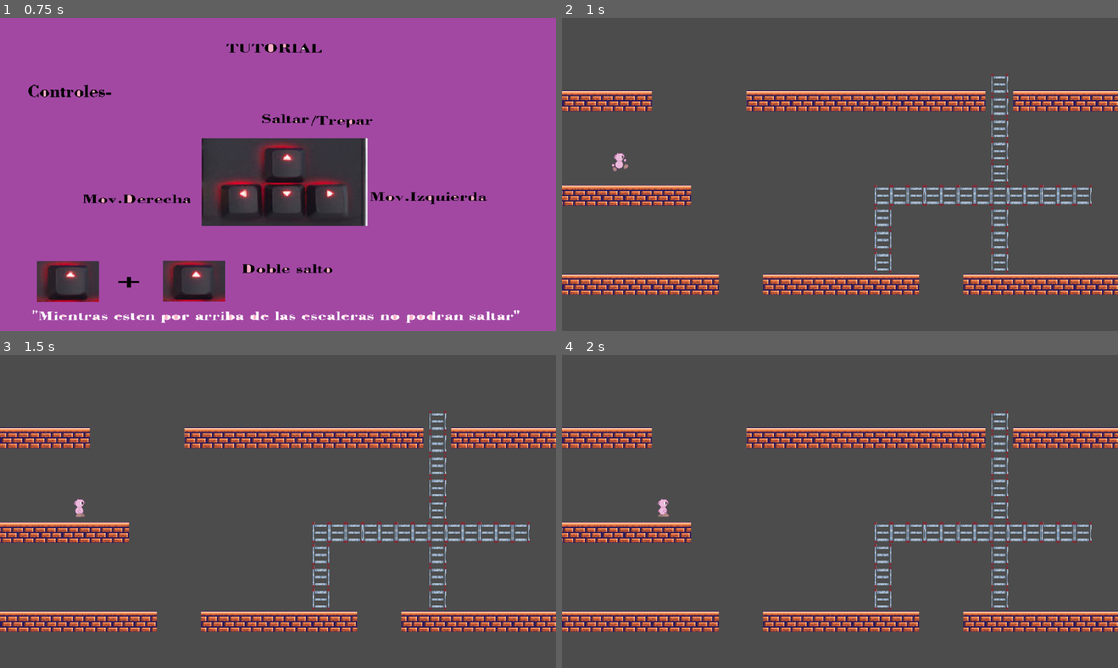
Above: before the commit, frames 1-4 (two rows, left to right).
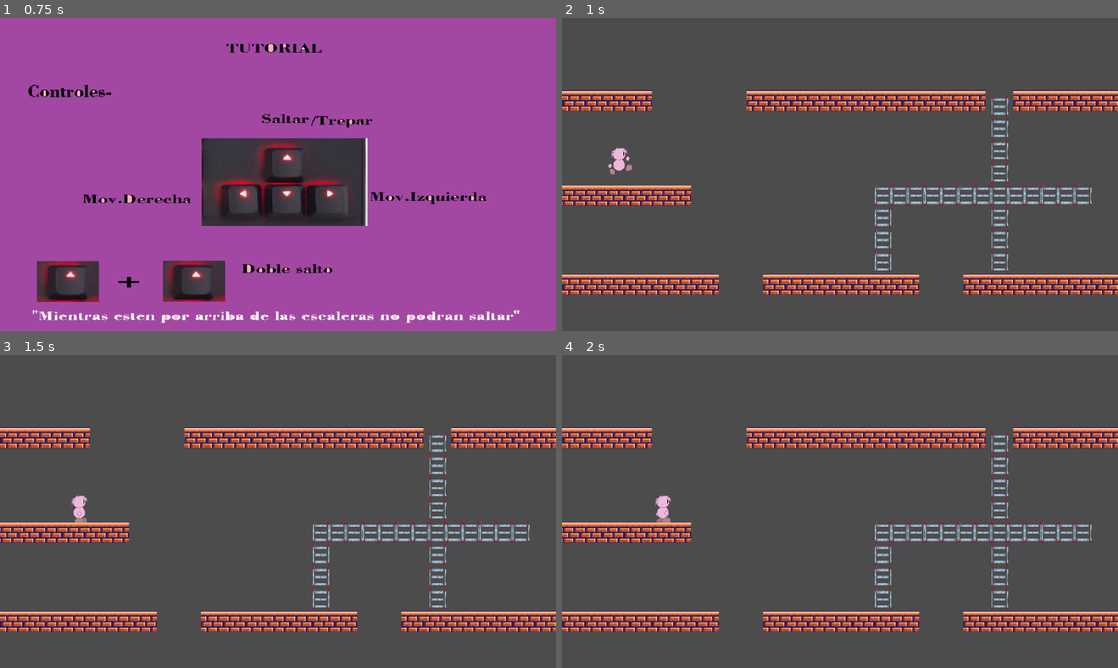
Above: after the commit, the same moments.

Repository: Unpaz-Programacion-Videojuegos-2022/Nuts-N-Milk
Game: Godot game, scene res://scenes/menu_2/menu_2.tscn
Same seed, same stepped clock (60 frames per second), same inputs: the game is played once before the commit and once after it. The project has no main scene, so this scene is started directly.
Inputs:
- Up to frame 1 (0.75 s): tap Enter (ui_accept) at 0.5, 0.6 s; hold Right (ui_right) from 0.53 s (still down)
- Up to frame 2 (1 s): keep holding Right (ui_right); tap Enter (ui_accept) at 0.77 s
- Up to frame 3 (1.5 s): keep holding Right (ui_right); tap Enter (ui_accept) at 1.07, 1.35 s
- Up to frame 4 (2 s): keep holding Right (ui_right); tap Enter (ui_accept) at 1.52, 1.82 s

Frame 1 is identical in both runs. In frame 2, 0.3% of the frame differs, in the area x 8-81%, y 17-50%; in frame 3, 0.2%; in frame 4, 0.2%.

Commit message:
sprite
retocamos los sprite que estaban mal

Diff:
--- a/scenes/World/World.tscn
+++ b/scenes/World/World.tscn
@@ -11,7 +11,7 @@
 scale = Vector2( 0.2, 0.2 )
 tile_set = ExtResource( 1 )
 format = 1
-tile_data = PoolIntArray( 655437, 1, 0, 917500, 3, 0, 851968, 3, 0, 851972, 3, 0 …(1593 unchanged characters)…
+tile_data = PoolIntArray( 917500, 3, 0, 851968, 3, 0, 851972, 3, 0 …(1593 unchanged characters)…
 
 [node name="Ladder" parent="." instance=ExtResource( 3 )]
 position = Vector2( 736, 484 )
Binary file changed: scenes/Player/Sprite/caminar-1.png
Binary file changed: scenes/Player/Sprite/caminar-2.png
Binary file changed: scenes/Player/Sprite/caminar-3.png
Binary file changed: scenes/Player/Sprite/mareado.png
Binary file changed: scenes/Player/Sprite/mareado2.png
Binary file added: scenes/Player/Sprite/pareja.png
Not shown, added: scenes/Player/Sprite/pareja.png.import
Binary file changed: scenes/Player/Sprite/salto.png
